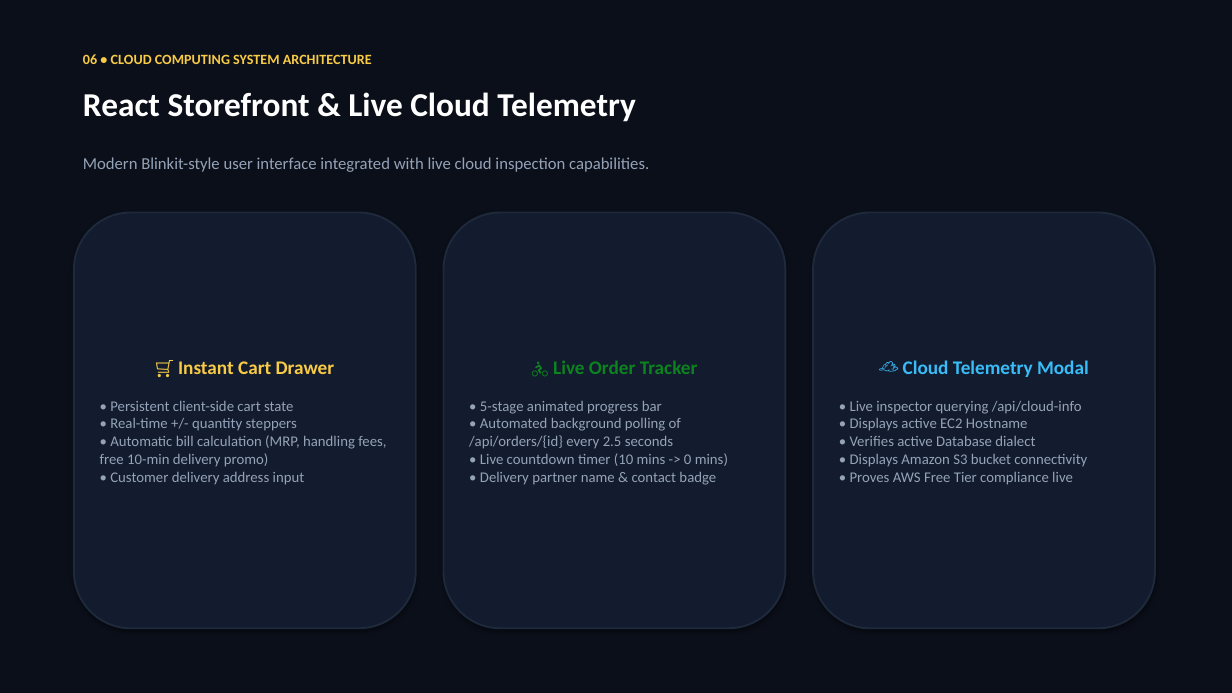
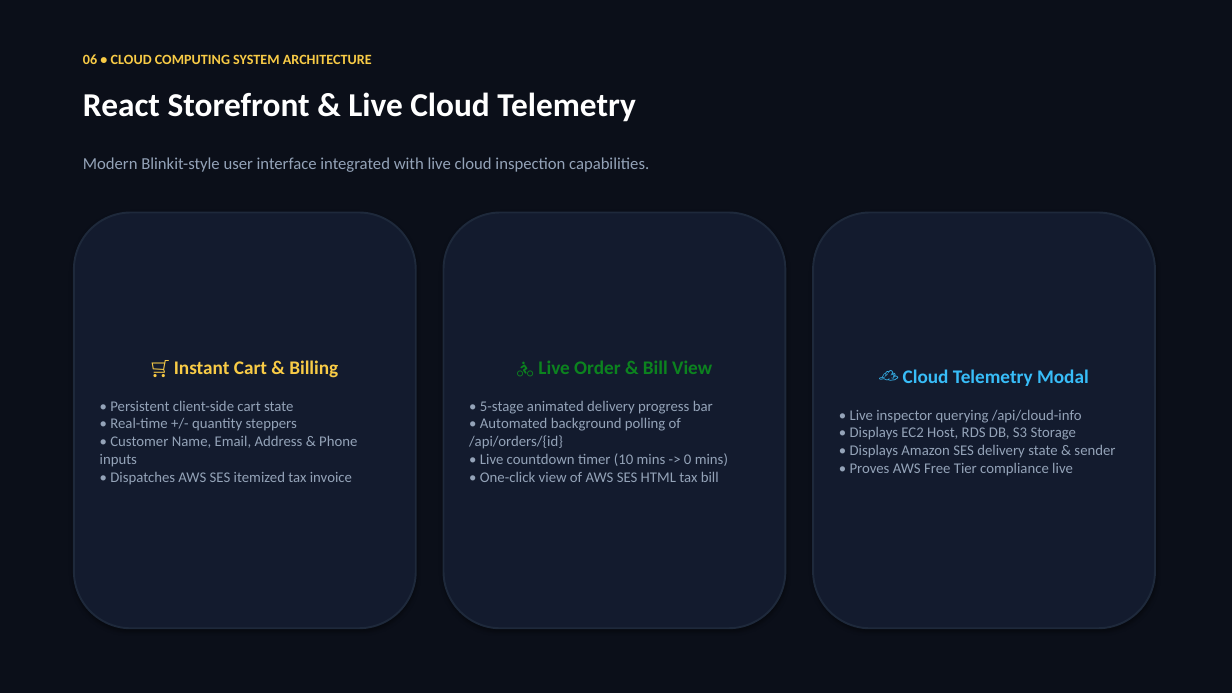
Before and after one commit to ArnavAstu/MinutDel, a slide deck: slide 7 of presentation/MinutDel_Cloud_Architecture.pptx. Drawn at 1232x693 pixels with LibreOffice and Linux fonts; fonts in the diff are those of the drawing. Boxes give left, top, right and bottom in pixels: in the first picture for what was removed or moved away, otherwise in the second. Text is boxed around its words. In the diff, an @@ line names an element or a change of style, - is before the commit and + after.

```diff
--- a/presentation/MinutDel_Cloud_Architecture.pptx
+++ b/presentation/MinutDel_Cloud_Architecture.pptx
@@ text in rounded rectangle at [100, 360, 357, 485]: text changed @@
-🛒 Instant Cart Drawer
-• Persistent client-side cart state
-• Real-time +/- quantity steppers
-• Automatic bill calculation (MRP, handling fees, free 10-min delivery promo)
-• Customer delivery address input
+🛒 Instant Cart & Billing
+• Persistent client-side cart state
+• Real-time +/- quantity steppers
+• Customer Name, Email, Address & Phone inputs
+• Dispatches AWS SES itemized tax invoice
@@ text in rounded rectangle at [469, 360, 728, 482]: text changed @@
-🚴 Live Order Tracker
-• 5-stage animated progress bar
-• Automated background polling of /api/orders/{id} every 2.5 seconds
-• Live countdown timer (10 mins -> 0 mins)
-• Delivery partner name & contact badge
+🚴 Live Order & Bill View
+• 5-stage animated delivery progress bar
+• Automated background polling of /api/orders/{id}
+• Live countdown timer (10 mins -> 0 mins)
+• One-click view of AWS SES HTML tax bill
@@ text in rounded rectangle at [850, 410, 1115, 476]: text changed @@
-• Live inspector querying /api/cloud-info
-• Displays active EC2 Hostname
-• Verifies active Database dialect
-• Displays Amazon S3 bucket connectivity
-• Proves AWS Free Tier compliance live
+• Live inspector querying /api/cloud-info
+• Displays EC2 Host, RDS DB, S3 Storage
+• Displays Amazon SES delivery state & sender
+• Proves AWS Free Tier compliance live
```
Also in this commit, not shown: 4 other slides changed, 44 other files.
